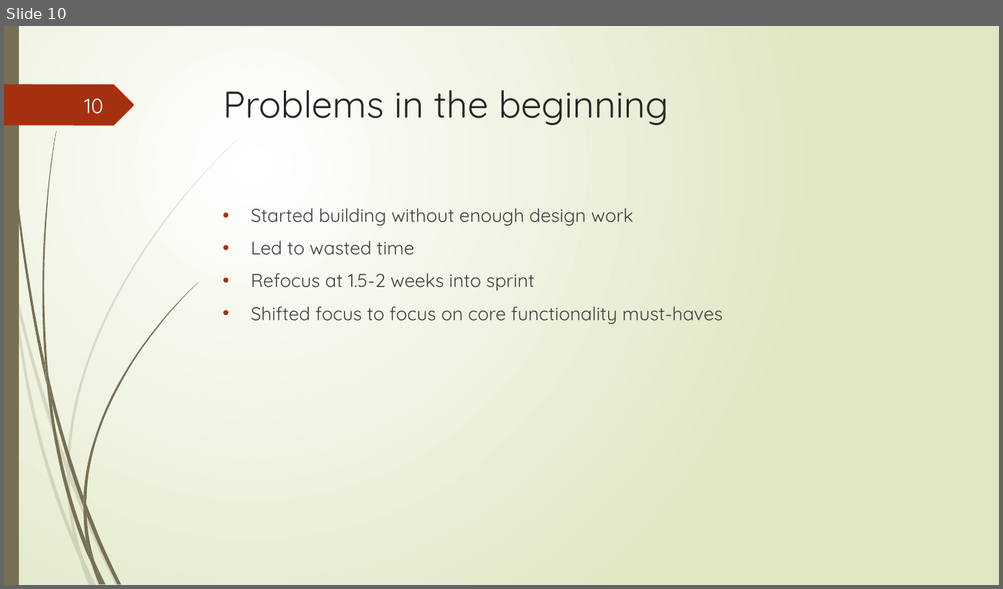
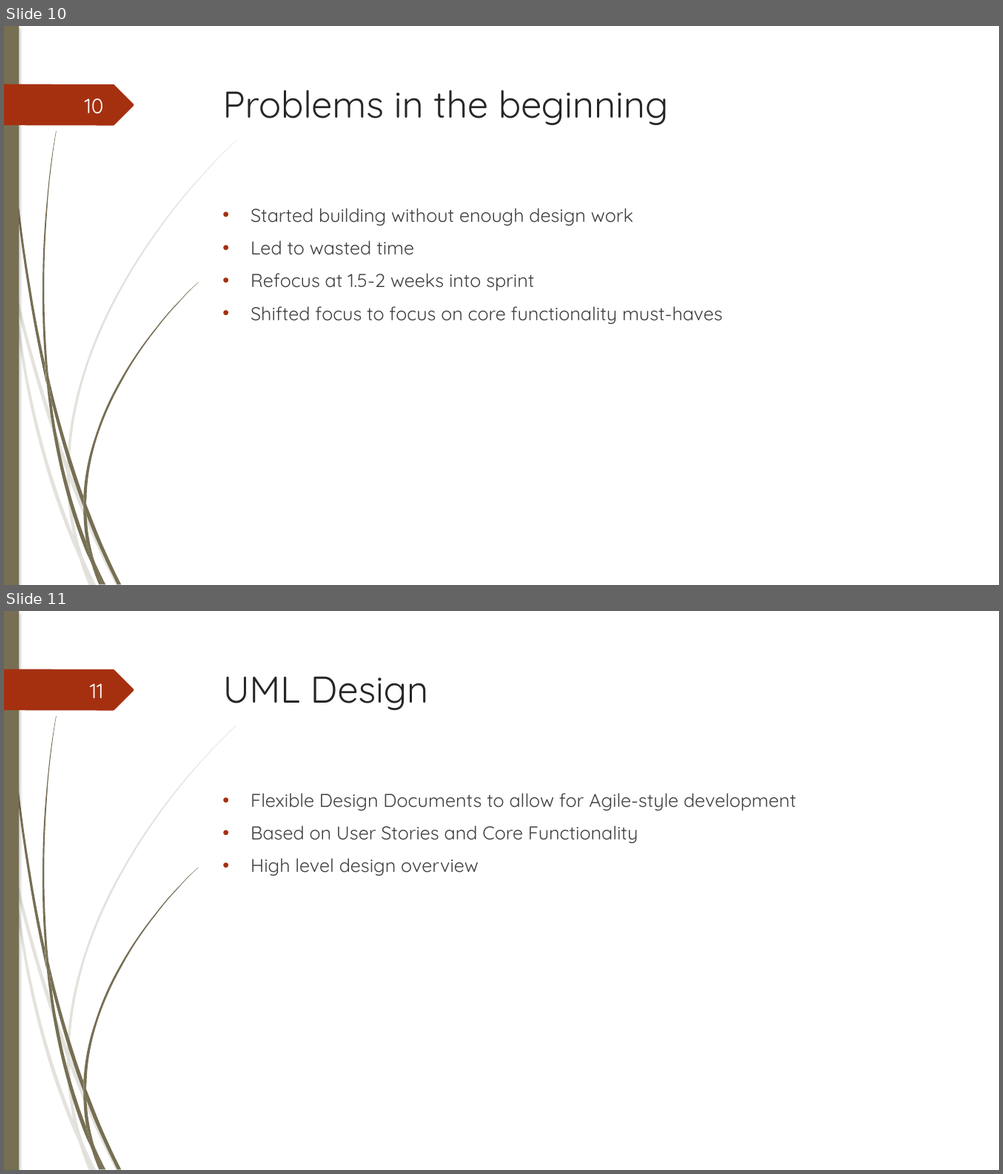
Before and after one commit to junmin-yee/Landmarked, a slide deck: Presentations/Sprint01 ReviewMeeting.pptx. Shown one above the other, each under a label of ours: slide 10 before the commit, slides 10 and 11 after it. The pictures are 1003x589 and 1003x1174 pixels, drawn with LibreOffice and Linux fonts; fonts in the diff are those of the drawing. Boxes give left, top, right and bottom in pixels: in the first picture for what was removed or moved away, otherwise in the second. Text is boxed around its words. In the diff, an @@ line names an element or a change of style, - is before the commit and + after.

```diff
--- a/Presentations/Sprint01 ReviewMeeting.pptx
+++ b/Presentations/Sprint01 ReviewMeeting.pptx
@@ slide 11 added at (4, 611, 999, 1170), background #FFFFFF; not listed: 24 template elements that a slide beside it also shows @@
@@ text added at (223, 676, 428, 710), 36 pt, text #262626 @@
+UML Design
@@ page number added at (90, 684, 104, 698), 20 pt, text #FEFFFF @@
+11
@@ text added at (250, 793, 796, 876), 18 pt, text #404040 @@
+• Flexible Design Documents to allow for Agile-style development
+• Based on User Stories and Core Functionality
+• High level design overview
@@ slide 10 changed as well @@
@@ background gradient #FFFFFF to #DFE8C4 to #FFFFFF @@
@@ rectangle at (4, 26, 19, 585): shadow on @@
@@ outline redrawn in 13 elements at (14, 284, 68, 473), (70, 471, 119, 585), (12, 287, 79, 559), (67, 473, 82, 557), (68, 140, 237, 471), (74, 536, 93, 585), (6, 26, 46, 385), (86, 504, 121, 585), (42, 131, 57, 378), (83, 283, 198, 504), (83, 507, 94, 562), (83, 497, 86, 515), (4, 84, 134, 125) @@
@@ text "Started building without enough design ..." at (250, 208, 723, 324): indent changed @@
```
Also in this commit, not shown: 26 other slides changed, 8 other slides added, 4 slides removed.
